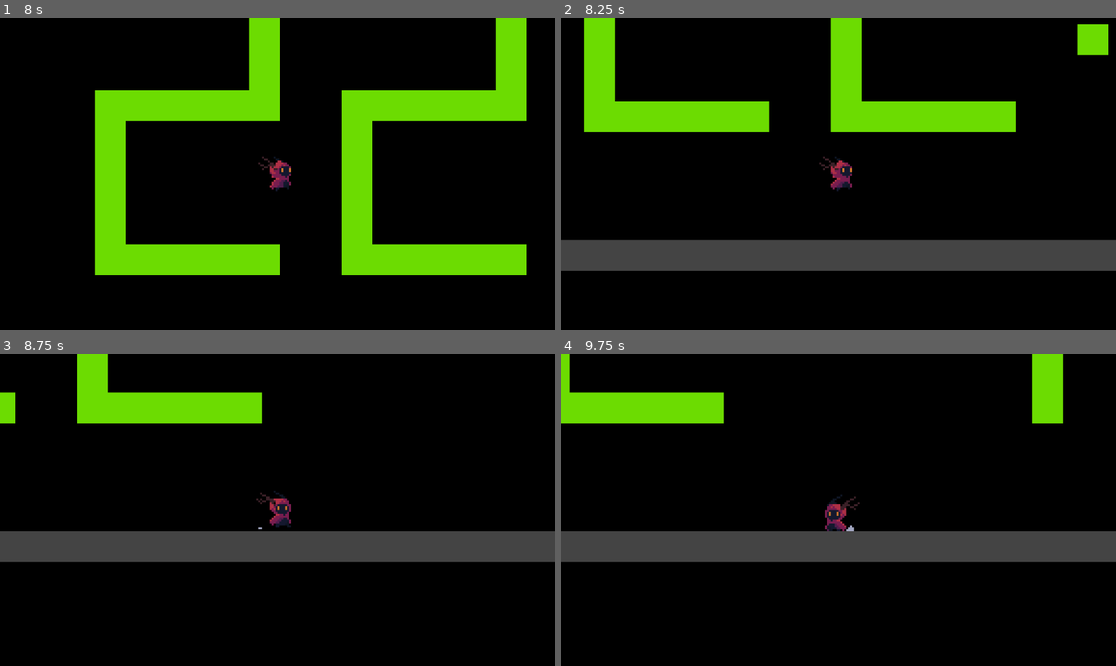
Above: before the commit, frames 1-4 (two rows, left to right).
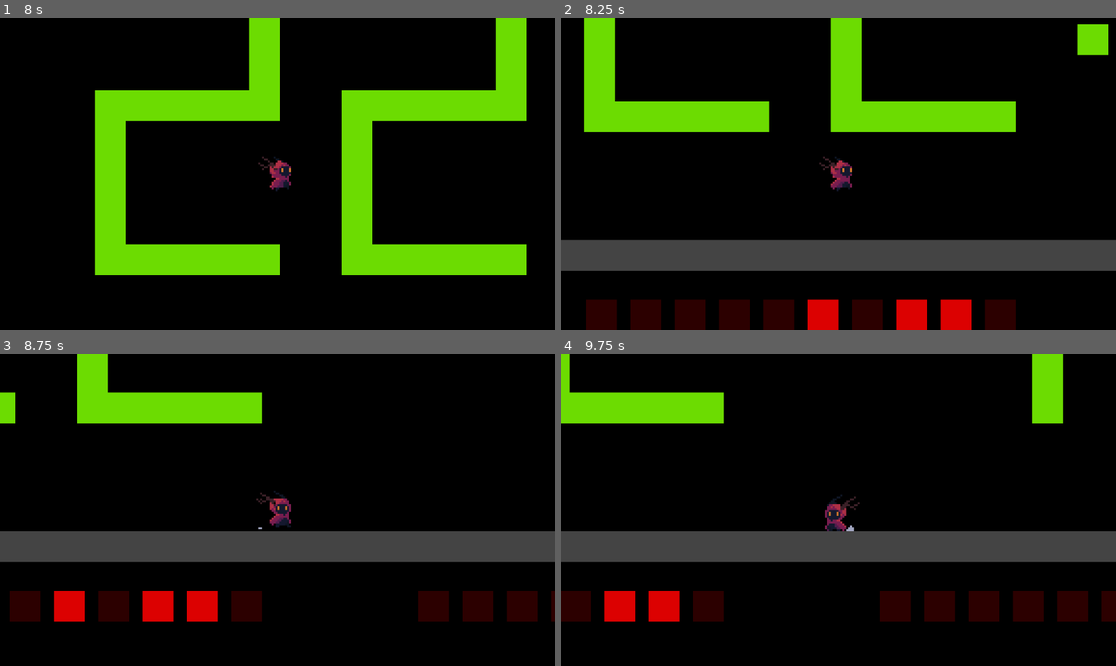
Above: after the commit, the same moments.

Repository: kaoticengineering/kaos-clock-demo
Game: Godot game, scene res://environment/environment.tscn
Same seed, same stepped clock (60 frames per second), same inputs: the game is played once before the commit and once after it.
Inputs:
- Up to frame 1 (8 s): tap Enter at 0.5, 5.75 s; hold Shift (sprint) 0.53-1.28 s; hold D (move_right) 0.53-2.03 s; tap W (jump) at 0.77, 1.52, 3.02, 3.77, 4.52, 6.02, 6.77, 7.52 s; tap Space at 1.25 s; tap Shift (sprint) every 1.5 s from 1.35 to 7.35 s; hold A (move_left) 2.03-2.78 s; hold Shift (sprint) 2.03-2.78 s; hold D (move_right) 2.78-4.28 s; hold Shift (sprint) 3.53-4.28 s; hold A (move_left) 4.28-5.03 s; hold D (move_right) 5.03-5.78 s; hold Shift (sprint) 5.03-5.78 s; hold A (move_left) 5.78-7.28 s; hold Shift (sprint) 6.53-7.28 s; hold D (move_right) from 7.28 s (still down)
- Up to frame 2 (8.25 s): keep holding D (move_right); hold Shift (sprint) from 8.03 s (still down)
- Up to frame 3 (8.75 s): keep holding D (move_right); keep holding Shift (sprint)
- Up to frame 4 (9.75 s): release Shift (sprint) at 8.78 s; tap Shift (sprint) at 8.85 s; tap W (jump) at 9.02 s; release D (move_right) at 9.53 s; hold A (move_left) from 9.53 s (still down); hold Shift (sprint) from 9.53 s (still down)

Frame 1 is identical in both runs. In frame 2, 5.5% of the frame differs, in the area x 4-82%, y 90-100%; in frame 3, 5.0%; in frame 4, 5.2%.

Commit message:
Add Binary Clock

Diff:
--- a/clock/clock.gd
+++ b/clock/clock.gd
@@ -15,6 +15,10 @@
 @onready var digit_sss1 = $DigitSSS1
 @onready var digit_sss2 = $DigitSSS2
 @onready var digit_sss3 = $DigitSSS3
+@onready var binary_digit_hh = $BinaryDigitHH
+@onready var binary_digit_mm = $BinaryDigitMM
+@onready var binary_digit_ss = $BinaryDigitSS
+@onready var binary_digit_sss = $BinaryDigitSSS
 
 
 func _process(delta: float) -> void:
@@ -51,3 +55,7 @@
 	digit_sss1.display(sss1)
 	digit_sss2.display(sss2)
 	digit_sss3.display(sss3)
+	binary_digit_hh.display(time["hour"])
+	binary_digit_mm.display(time["minute"])
+	binary_digit_ss.display(time["second"])
+	binary_digit_sss.display(ms)
--- a/clock/clock.tscn
+++ b/clock/clock.tscn
@@ -1,8 +1,9 @@
-[gd_scene load_steps=4 format=3 uid="uid://bbpvbpsc6qpm4"]
+[gd_scene load_steps=5 format=3 uid="uid://bbpvbpsc6qpm4"]
 
 [ext_resource type="Script" uid="uid://b1s44msywc3yl" path="res://clock/clock.gd" id="1_fk4wj"]
 [ext_resource type="PackedScene" uid="uid://b6mwssc3mu60w" path="res://clock/digit/digit.tscn" id="1_vx6em"]
-[ext_resource type="PackedScene" uid="uid://chiddp81oxcib" path="res://clock/digit/block.tscn" id="2_ru58x"]
+[ext_resource type="PackedScene" uid="uid://chiddp81oxcib" path="res://clock/digit/block_green.tscn" id="2_ru58x"]
+[ext_resource type="PackedScene" uid="uid://dqk1bh8cchutd" path="res://clock/digit/binary_digit.tscn" id="4_xrin6"]
 
 [node name="Clock" type="Node2D"]
 script = ExtResource("1_fk4wj")
@@ -58,3 +59,15 @@
 
 [node name="Block" parent="DeciPoint" instance=ExtResource("2_ru58x")]
 position = Vector2(864, 158)
+
+[node name="BinaryDigitHH" parent="." instance=ExtResource("4_xrin6")]
+position = Vector2(104, 263)
+
+[node name="BinaryDigitMM" parent="." instance=ExtResource("4_xrin6")]
+position = Vector2(408, 263)
+
+[node name="BinaryDigitSS" parent="." instance=ExtResource("4_xrin6")]
+position = Vector2(712, 263)
+
+[node name="BinaryDigitSSS" parent="." instance=ExtResource("4_xrin6")]
+position = Vector2(1080, 263)
--- /dev/null
+++ b/clock/digit/binary_digit.gd
@@ -0,0 +1,36 @@
+extends Node2D
+
+var _default_layers: Dictionary = {}
+var _default_masks: Dictionary = {}
+var _current_value: int = -1
+
+const COLOR_ACTIVE = Color(1, 1, 1, 1)
+const COLOR_INACTIVE = Color(0.2, 0.2, 0.2, 1)
+
+func _ready() -> void:
+	for block in get_children():
+		_default_layers[block] = block.collision_layer
+		_default_masks[block] = block.collision_mask
+
+func display(value: int) -> void:
+	if value == _current_value:
+		return
+	_current_value = value
+	# Note that this works great for me because in my tree
+	# The blocks are Top to Bottom of the tree by MSB to LSB
+	var blocks = get_children()
+	for i in range(len(blocks)):
+		var block = blocks[i]
+		# If this is confusing, look into bit shifting. Here's the tldr:
+		# 5 = 0101 but let's say ABCD for now
+		# How much to the right do you have to push the bits to
+		# get the value, A, you'd want in the MSB to be in the LSB location?
+		# 3 right? Which is the number of bits you are using to store the
+		# number -1
+		# What about B.. how many to get it to the LSB place?
+		# What about C? What about D? See the pattern? :)
+		var is_active = bool((value >> (len(blocks) - 1 - i)) & 1)
+		# block.visible = is_active
+		block.modulate = COLOR_ACTIVE if is_active else COLOR_INACTIVE
+		block.collision_layer = _default_layers[block] if is_active else 0
+		block.collision_mask = _default_masks[block] if is_active else 0
--- /dev/null
+++ b/clock/digit/binary_digit.tscn
@@ -0,0 +1,37 @@
+[gd_scene load_steps=3 format=3 uid="uid://dqk1bh8cchutd"]
+
+[ext_resource type="Script" uid="uid://cr5mnyfogrgwb" path="res://clock/digit/binary_digit.gd" id="1_r7mqn"]
+[ext_resource type="PackedScene" uid="uid://sk50rbtbqfl6" path="res://clock/digit/block_red.tscn" id="1_velfv"]
+
+[node name="Binary_Digit" type="Node2D"]
+script = ExtResource("1_r7mqn")
+
+[node name="Block_Red" parent="." instance=ExtResource("1_velfv")]
+position = Vector2(-103, 0)
+
+[node name="Block_Red2" parent="." instance=ExtResource("1_velfv")]
+position = Vector2(-80, 0)
+
+[node name="Block_Red3" parent="." instance=ExtResource("1_velfv")]
+position = Vector2(-57, 0)
+
+[node name="Block_Red4" parent="." instance=ExtResource("1_velfv")]
+position = Vector2(-34, 0)
+
+[node name="Block_Red5" parent="." instance=ExtResource("1_velfv")]
+position = Vector2(-11, 0)
+
+[node name="Block_Red6" parent="." instance=ExtResource("1_velfv")]
+position = Vector2(12, 0)
+
+[node name="Block_Red7" parent="." instance=ExtResource("1_velfv")]
+position = Vector2(35, 0)
+
+[node name="Block_Red8" parent="." instance=ExtResource("1_velfv")]
+position = Vector2(58, 0)
+
+[node name="Block_Red9" parent="." instance=ExtResource("1_velfv")]
+position = Vector2(81, 0)
+
+[node name="Block_Red10" parent="." instance=ExtResource("1_velfv")]
+position = Vector2(104, 0)
--- a/clock/digit/block.tscn
+++ b/clock/digit/block_green.tscn
@@ -1,17 +1,17 @@
 [gd_scene load_steps=3 format=3 uid="uid://chiddp81oxcib"]
 
-[ext_resource type="Texture2D" uid="uid://d2ysia8oq8p3" path="res://assets/sprites/solid_colors_tilemap.png" id="1_uisvy"]
+[ext_resource type="Texture2D" uid="uid://d2ysia8oq8p3" path="res://assets/sprites/solid_colors_tilemap.png" id="1_suwx3"]
 
 [sub_resource type="RectangleShape2D" id="RectangleShape2D_uisvy"]
 size = Vector2(16, 16)
 
-[node name="Block" type="StaticBody2D"]
+[node name="Block_Green" type="StaticBody2D"]
 
 [node name="CollisionShape2D" type="CollisionShape2D" parent="."]
 shape = SubResource("RectangleShape2D_uisvy")
 
 [node name="Sprite2D" type="Sprite2D" parent="."]
 texture_filter = 1
-texture = ExtResource("1_uisvy")
+texture = ExtResource("1_suwx3")
 region_enabled = true
 region_rect = Rect2(0, 0, 16, 16)
--- /dev/null
+++ b/clock/digit/block_red.tscn
@@ -0,0 +1,16 @@
+[gd_scene load_steps=3 format=3 uid="uid://sk50rbtbqfl6"]
+
+[ext_resource type="Texture2D" uid="uid://d2ysia8oq8p3" path="res://assets/sprites/solid_colors_tilemap.png" id="1_2uwuv"]
+
+[sub_resource type="RectangleShape2D" id="RectangleShape2D_1h5jx"]
+size = Vector2(16, 16)
+
+[node name="Block_Red" type="StaticBody2D"]
+
+[node name="CollisionShape2D" type="CollisionShape2D" parent="."]
+shape = SubResource("RectangleShape2D_1h5jx")
+
+[node name="Sprite2D" type="Sprite2D" parent="."]
+texture = ExtResource("1_2uwuv")
+region_enabled = true
+region_rect = Rect2(48, 0, 16, 16)
--- a/clock/digit/digit.tscn
+++ b/clock/digit/digit.tscn
@@ -1,7 +1,7 @@
 [gd_scene load_steps=4 format=3 uid="uid://b6mwssc3mu60w"]
 
 [ext_resource type="Script" uid="uid://c06bexowffgot" path="res://clock/digit/digit.gd" id="1_4xbwg"]
-[ext_resource type="PackedScene" uid="uid://chiddp81oxcib" path="res://clock/digit/block.tscn" id="1_j85mb"]
+[ext_resource type="PackedScene" uid="uid://chiddp81oxcib" path="res://clock/digit/block_green.tscn" id="1_j85mb"]
 [ext_resource type="AudioStream" uid="uid://btohcaojfsha7" path="res://assets/sounds/block_sound.wav" id="3_rsmso"]
 
 [node name="Digit" type="Node2D"]
Not shown, added: clock/digit/binary_digit.gd.uid
